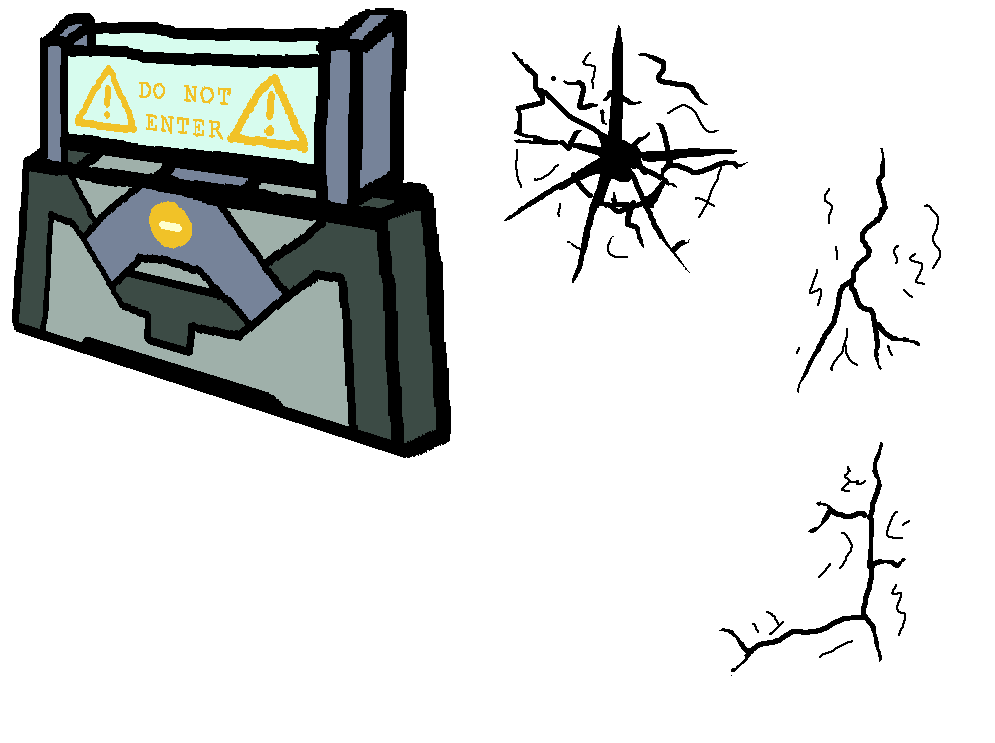
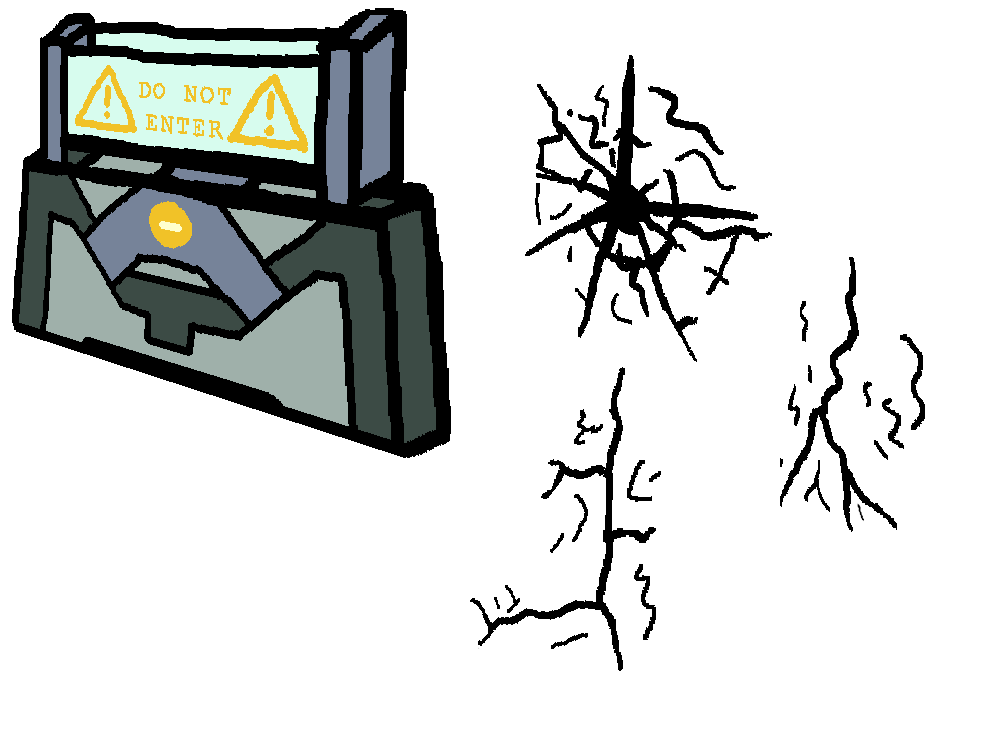
Layered file, before and after one edit (995 x 743). Changes by layer:
painted on "Layer 9" over [470,367,910,676]
painted on "Layer 8" over [780,148,941,532]
painted on "Layer 7" over [504,25,772,362]